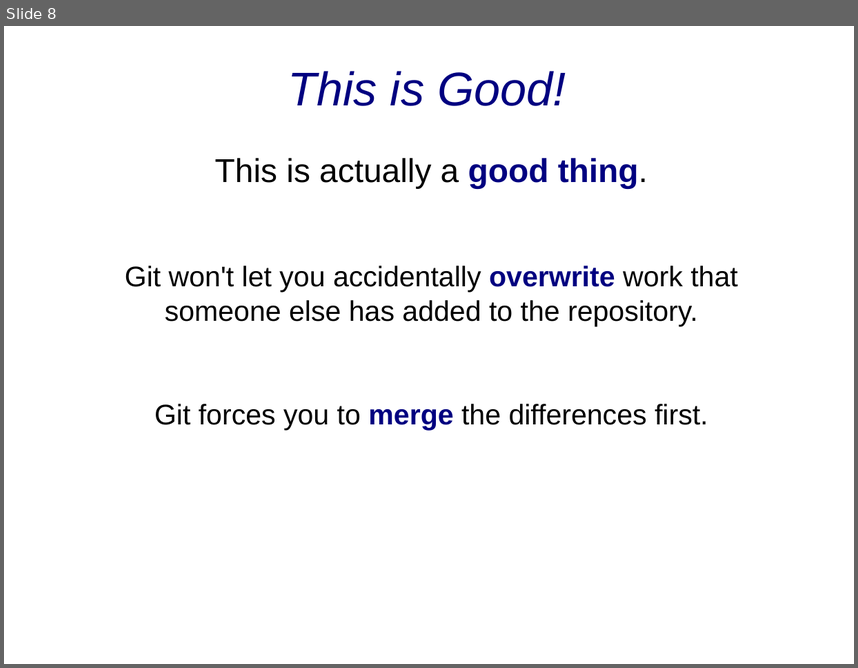
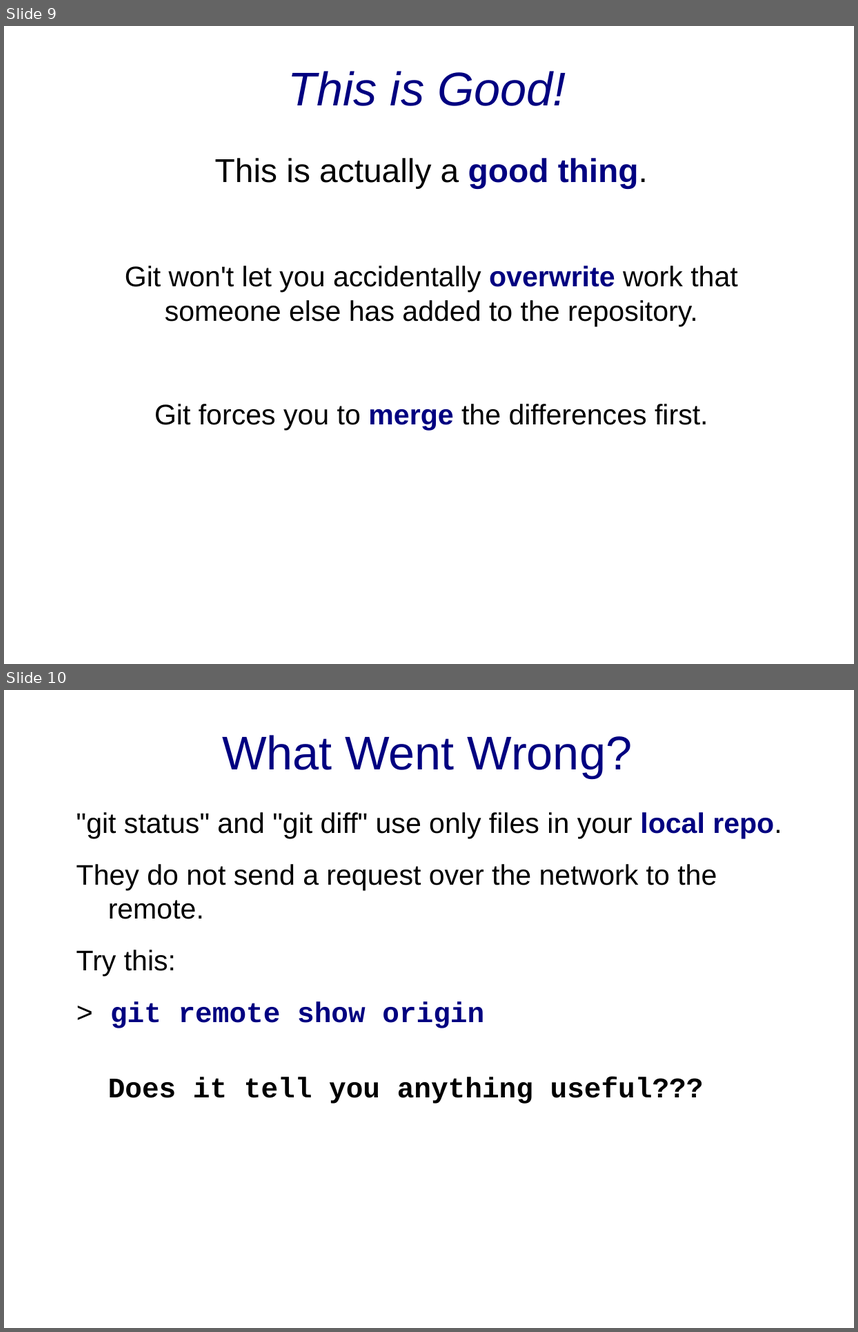
Before and after one commit to cpske/ISP, a slide deck: git/Merge-and-Conflict-Practice.ppt. Shown one above the other, each under a label of ours: slide 8 before the commit, slides 9 and 10 after it. The pictures are 858x668 and 858x1332 pixels, drawn with LibreOffice and Linux fonts; fonts in the diff are those of the drawing. Boxes give left, top, right and bottom in pixels: in the first picture for what was removed or moved away, otherwise in the second. Text is boxed around its words. In the diff, an @@ line names an element or a change of style, - is before the commit and + after.

```diff
--- a/git/Merge-and-Conflict-Practice.ppt
+++ b/git/Merge-and-Conflict-Practice.ppt
@@ slide 10 added at (4, 690, 854, 1328), background #FFFFFF @@
@@ title added at (222, 735, 632, 778), 40 pt, text #000080 @@
+What Went Wrong?
@@ text added at (76, 812, 782, 1103), 24 pt, text #000000 @@
+"git status" and "git diff" use only files in your local repo.
+They do not send a request over the network to the remote.
+Try this:
+> git remote show origin
+Does it tell you anything useful???
@@ what was slide 8 is now slide 9 @@
```
Also in this commit, not shown: 7 slides changed, 2 other slides added, 4 other files.
